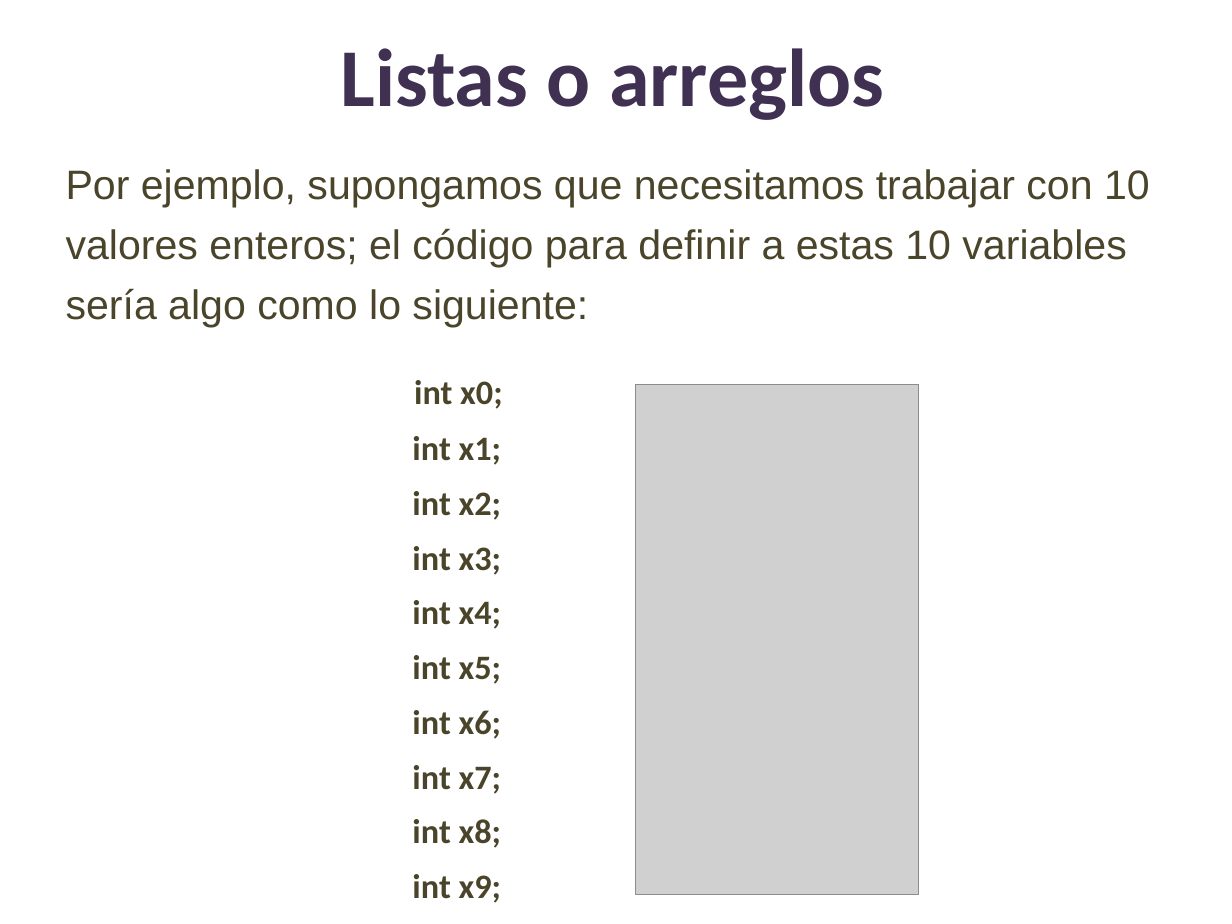
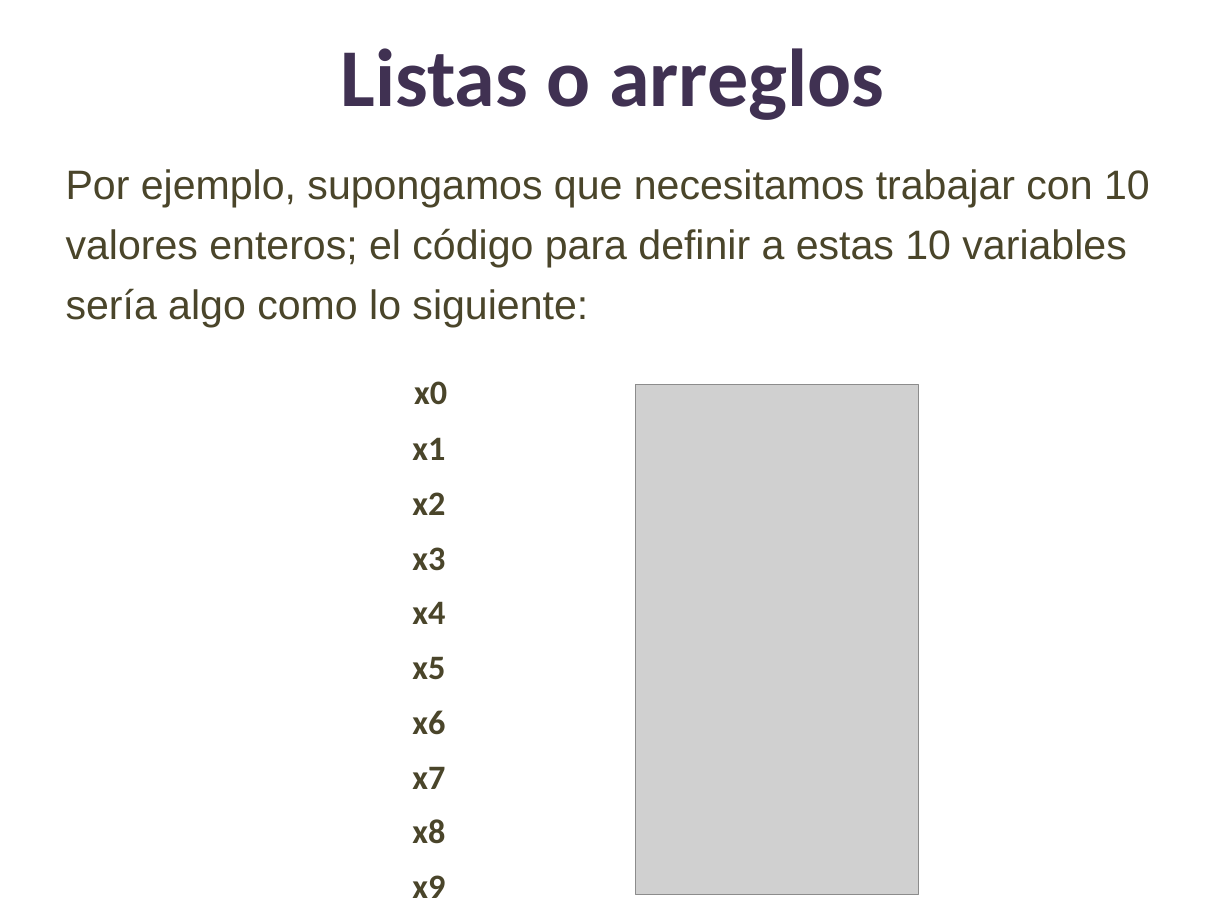
Before and after one commit to lizetheP/PensamientoC, a slide deck: slide 3 of calendario/documentos/7_Listas_Arreglos.pptx. Drawn at 1232x924 pixels with LibreOffice and Linux fonts; fonts in the diff are those of the drawing; grey boxes stand for pictures. Boxes give left, top, right and bottom in pixels: in the first picture for what was removed or moved away, otherwise in the second. Text is boxed around its words. In the diff, an @@ line names an element or a change of style, - is before the commit and + after.

```diff
--- a/calendario/documentos/7_Listas_Arreglos.pptx
+++ b/calendario/documentos/7_Listas_Arreglos.pptx
@@ text at (412,381,447,898): text changed @@
-        int x0;
-        int x1;
-        int x2;
-        int x3;
-        int x4;
-        int x5;
-        int x6;
-        int x7;
-        int x8;
-        int x9;
+        x0
+        x1
+        x2
+        x3
+        x4
+        x5
+        x6
+        x7
+        x8
+        x9
```
Also in this commit, not shown: 12 other slides changed, 13 slides added, 4 slides removed, 6 other files.
